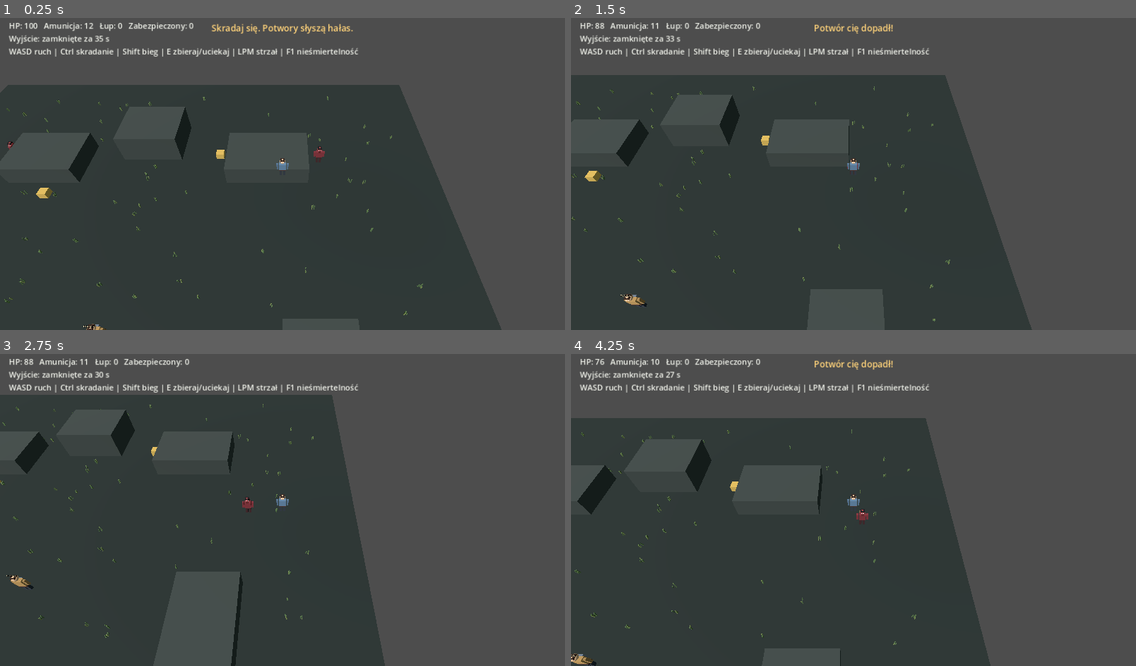
Above: before the commit, frames 1-4 (two rows, left to right).
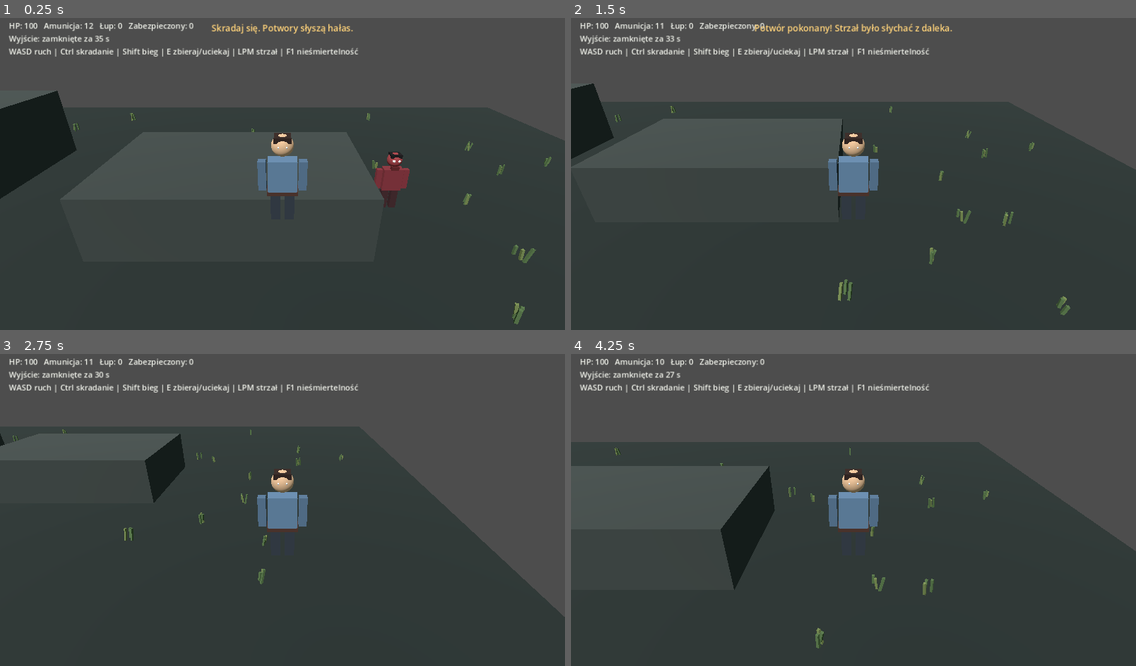
Above: after the commit, the same moments.

Repository: SansDoritos1337/Gameofsurvivals
Game: Godot game, scene res://scenes/Main.tscn
Same seed, same stepped clock (60 frames per second), same inputs: the game is played once before the commit and once after it.
Inputs (mouse positions are in pixels of both pictures, inside the frame that each line leads up to):
- Up to frame 1 (0.25 s): no input
- Up to frame 2 (1.5 s): tap Enter at 0.5 s; move the mouse to (977, 155) at 0.52 s; hold D 0.53-1.28 s; hold Ctrl 0.53-1.28 s; click (977, 155) at 0.67 s; move the mouse to (740, 186) at 1.27 s; hold S from 1.28 s (still down); tap Shift at 1.35 s
- Up to frame 3 (2.75 s): move the mouse to (339, 438) at 2.02 s; release S at 2.03 s; hold D from 2.03 s (still down); hold E from 2.03 s (still down)
- Up to frame 4 (4.25 s): move the mouse to (825, 572) at 2.77 s; release D at 2.78 s; release E at 2.78 s; hold W 2.78-3.53 s; tap R at 2.85 s; click (825, 572) at 2.92 s; move the mouse to (1023, 553) at 3.52 s; hold A from 3.53 s (still down); hold Ctrl from 3.53 s (still down)

The runs differ from the first frame. In frame 1, 25% of the frame differs, in the area x 0-100%, y 21-100%; in frame 2, 27%; in frame 3, 26%; in frame 4, 29%, in the area x 0-100%, y 1-100%.

Commit message:
Add a close third-person camera behind the player

Diff:
--- a/scenes/Main.tscn
+++ b/scenes/Main.tscn
@@ -1,6 +1,10 @@
-[gd_scene load_steps=2 format=3]
+[gd_scene load_steps=3 format=3]
 
 [ext_resource type="Script" path="res://scripts/Main.gd" id="1"]
+[ext_resource type="Script" path="res://scripts/ThirdPersonCamera.gd" id="2"]
 
 [node name="Main" type="Node3D"]
 script = ExtResource("1")
+
+[node name="ThirdPersonCameraController" type="Node" parent="."]
+script = ExtResource("2")
--- /dev/null
+++ b/scripts/ThirdPersonCamera.gd
@@ -0,0 +1,19 @@
+extends Node
+
+var player: Node3D
+var game_camera: Camera3D
+
+func _ready() -> void:
+    process_priority = 10
+
+func _process(_delta: float) -> void:
+    if player == null:
+        player = get_parent().get_node_or_null("Player") as Node3D
+    if game_camera == null:
+        game_camera = get_parent().get_node_or_null("GameCamera") as Camera3D
+    if player == null or game_camera == null:
+        return
+
+    # Kamera trzecioosobowa: blisko za postacią, patrzy na jej górną część.
+    game_camera.global_position = player.global_position + Vector3(0.0, 4.2, 6.0)
+    game_camera.look_at(player.global_position + Vector3(0.0, 1.2, 0.0), Vector3.UP)
